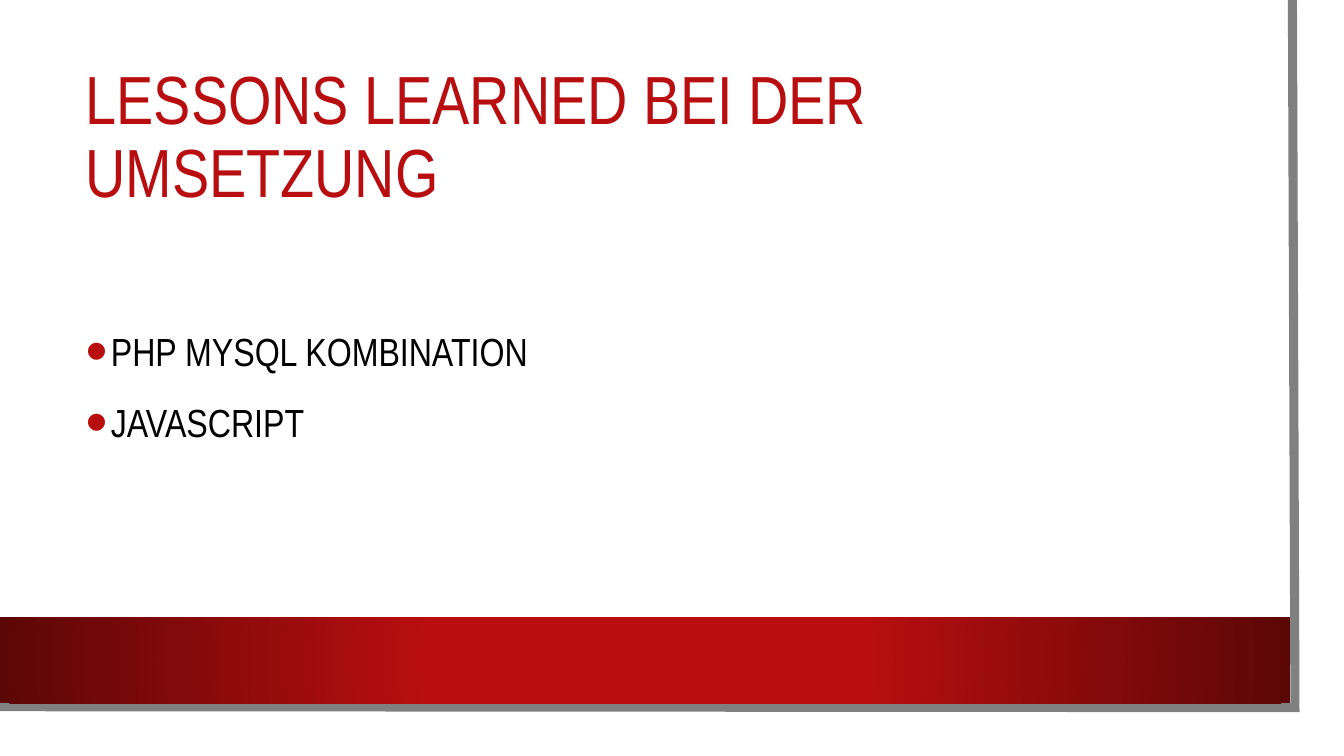
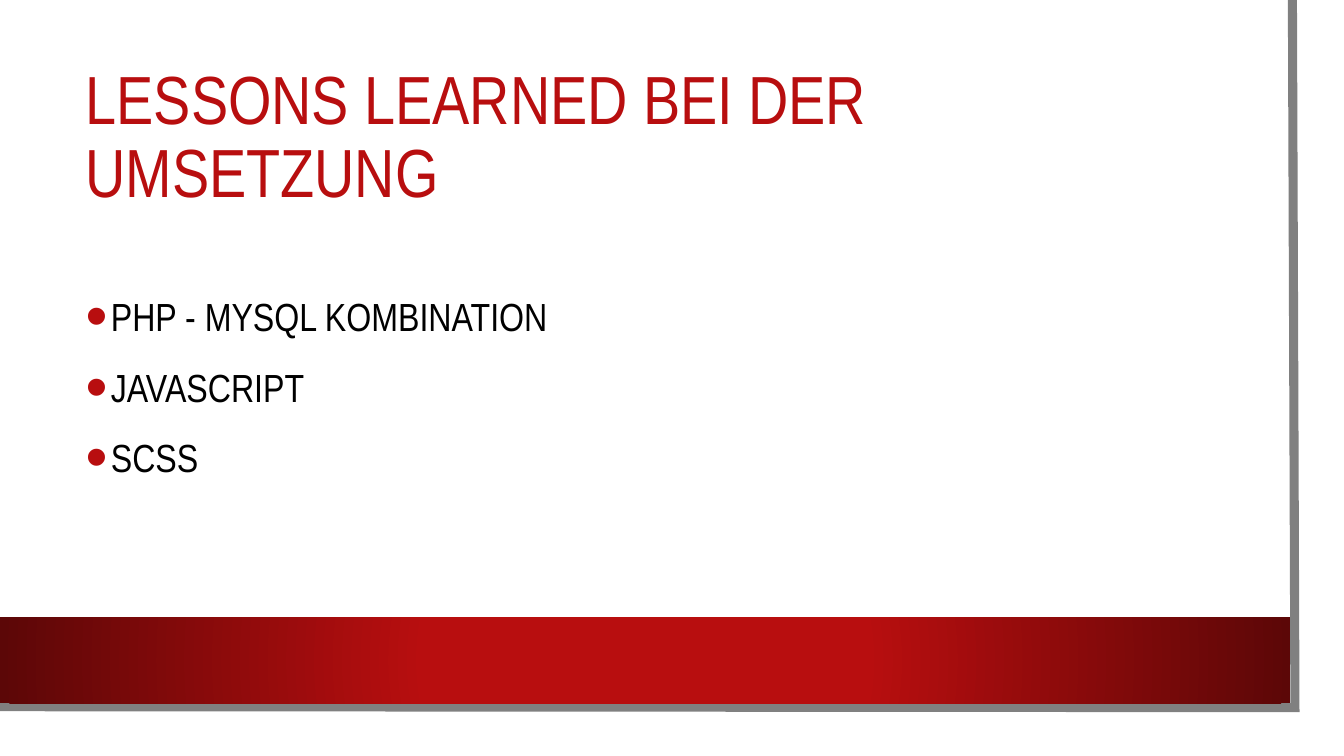
Before and after one commit to wsdt/TicTacToe, a slide deck: slide 9 of tictactoe finalpresentation.pptx. Drawn at 1344x756 pixels with LibreOffice and Linux fonts; fonts in the diff are those of the drawing; background and template pictures are left out. Boxes give left, top, right and bottom in pixels: in the first picture for what was removed or moved away, otherwise in the second. Text is boxed around its words. In the diff, an @@ line names an element or a change of style, - is before the commit and + after.

```diff
--- a/tictactoe finalpresentation.pptx
+++ b/tictactoe finalpresentation.pptx
@@ text at box(111, 303, 547, 339): text changed @@
-• PHP MYSQL KOMBINATION
+• PHP - MYSQL KOMBINATION
@@ text at box(111, 444, 198, 473): paragraph added @@
+• SCSS
```
Also in this commit, not shown: 3 other slides changed.
